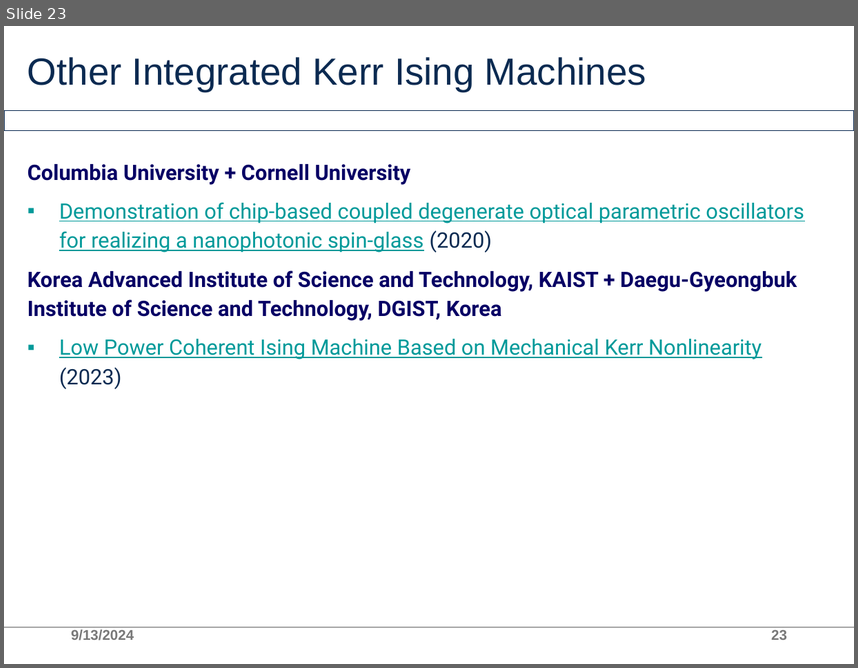
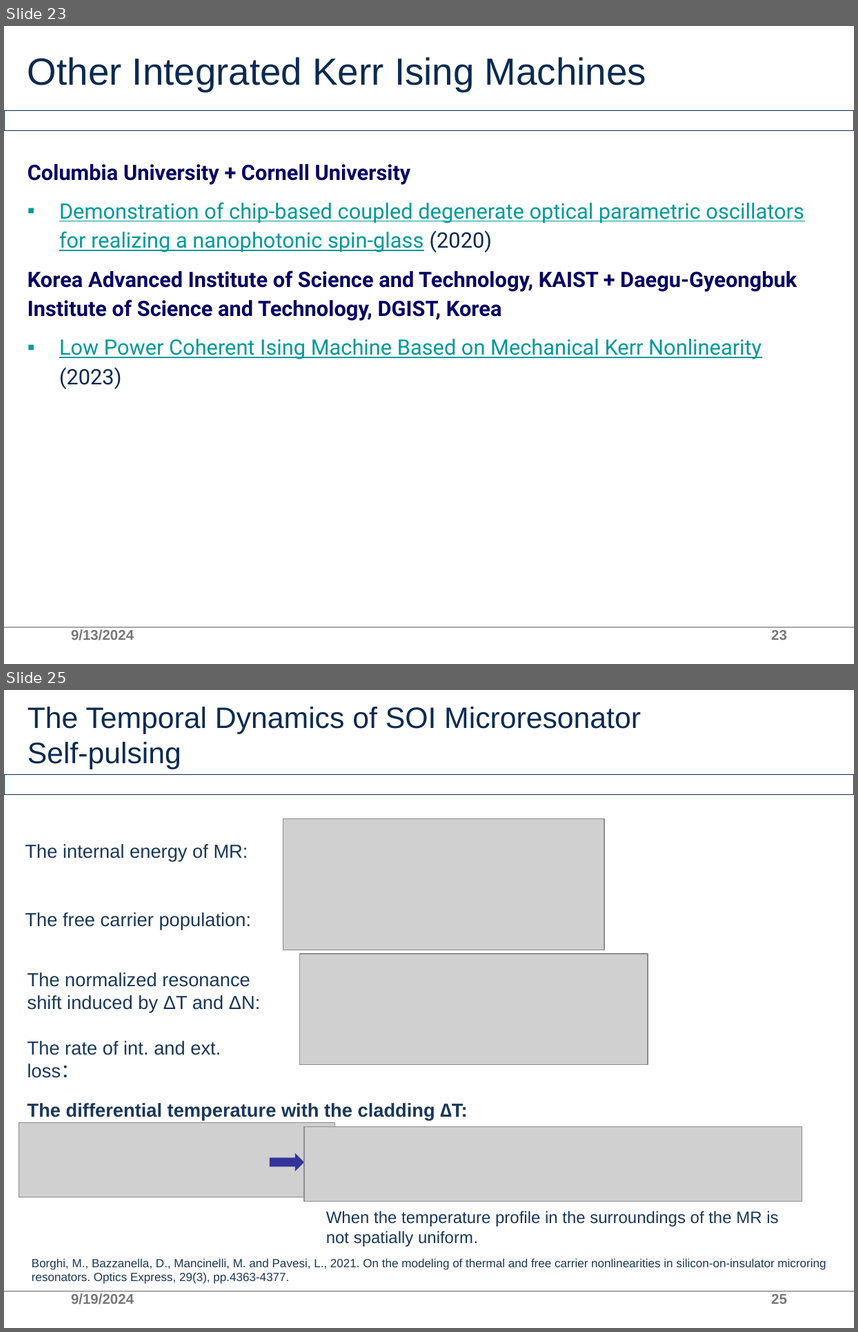
Before and after one commit to AllInCoffee/WHK_workplace, a slide deck: progress.pptx. Shown one above the other, each under a label of ours: slide 23 before the commit, slides 23 and 25 after it; the slides between them are not shown. The pictures are 858x668 and 858x1332 pixels, drawn with LibreOffice and Linux fonts; fonts in the diff are those of the drawing; grey boxes stand for pictures; background and template pictures are left out. Boxes give left, top, right and bottom in pixels: in the first picture for what was removed or moved away, otherwise in the second. Text is boxed around its words. In the diff, an @@ line names an element or a change of style, - is before the commit and + after.

Commit message:
progress slides updated

```diff
--- a/progress.pptx
+++ b/progress.pptx
@@ slide 25 added at (4, 690, 854, 1328), background #FFFFFF; not listed: 2 template elements that a slide beside it also shows @@
@@ title added at (27, 707, 641, 769), 25 pt, text #0B2A51 @@
+The Temporal Dynamics of SOI Microresonator
+Self-pulsing
@@ picture added at (283, 819, 604, 950) @@
@@ text added at (25, 844, 252, 930), 16 pt, text #19375B @@
+The internal energy of MR:
+The free carrier population:
@@ picture added at (300, 954, 648, 1065) @@
@@ text added at (27, 972, 261, 1055), 16 pt, text #19375B @@
+The normalized resonance shift induced by ΔT and ΔN:
+The rate of int. and ext. loss：
@@ text added at (27, 1103, 467, 1121), 16 pt, text #19375B, bold @@
+The differential temperature with the cladding ∆T:
@@ picture added at (19, 1123, 335, 1198) @@
@@ picture added at (304, 1127, 802, 1202) @@
@@ right arrow added at (269, 1152, 304, 1170), fill #333399 @@
@@ text added at (326, 1210, 778, 1246), 14 pt, text #19375B @@
+When the temperature profile in the surroundings of the MR is
+not spatially uniform.
@@ text added at (32, 1258, 826, 1283), 10 pt, text #19375B @@
+Borghi, M., Bazzanella, D., Mancinelli, M. and Pavesi, L., 2021. On the modeling of thermal and free carrier nonlinearities in silicon-on-insulator microring resonators. Optics Express, 29(3), pp.4363-4377.
@@ text added at (71, 1293, 134, 1304), 12 pt, text #797979 @@
+9/19/2024
@@ page number added at (771, 1294, 787, 1303), 12 pt, text #797979 @@
+25
```
Also in this commit, not shown: 5 other slides added, 1 other file.
